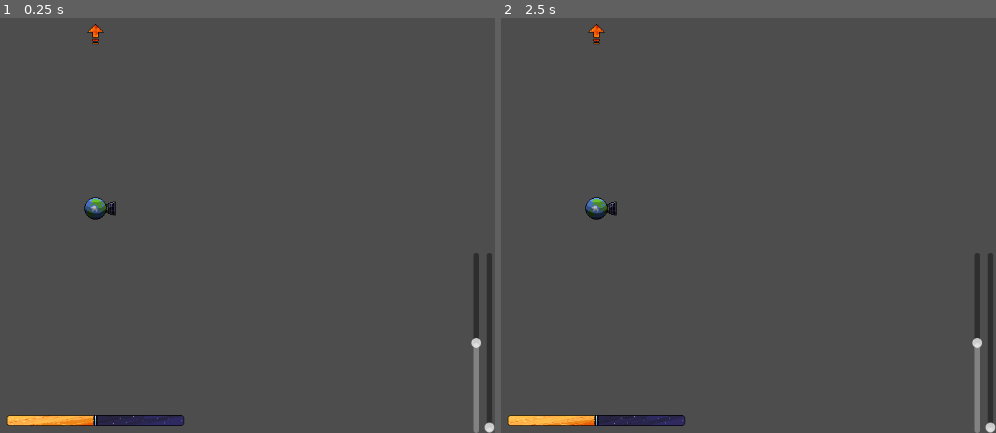
Above: before the commit, frames 1-2 (left to right).
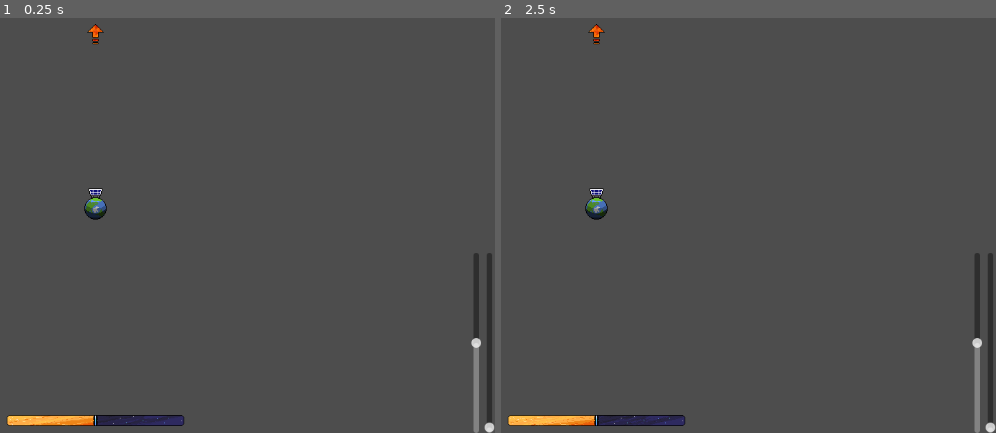
Above: after the commit, the same moments.

Repository: Vikezor/balanced-light
Game: Godot game, scene res://view/view.tscn
The game is run twice, just before and just after one commit, with the same random seed, the same clock (stepped at 60 frames per second) and the same inputs.
Inputs:
- Up to frame 1 (0.25 s): no input
- Up to frame 2 (2.5 s): tap Enter at 0.5 s; tap Space at 2 s

The runs differ from the first frame. In frame 1, 0.2% of the frame differs, in the area x 17-24%, y 40-48%; in frame 2, 0.2%.

Commit message:
rotate the earth sprite to align the angle of the Region of Interest with that of the sun

Diff:
--- a/earth/earth.tscn
+++ b/earth/earth.tscn
@@ -13,6 +13,7 @@
 
 [node name="Diffuse" type="Sprite2D" parent="."]
 material = SubResource("CanvasItemMaterial_d1o4v")
+rotation = -1.5708
 texture = ExtResource("1_akn4t")
 
 [node name="Shading" type="PointLight2D" parent="."]
